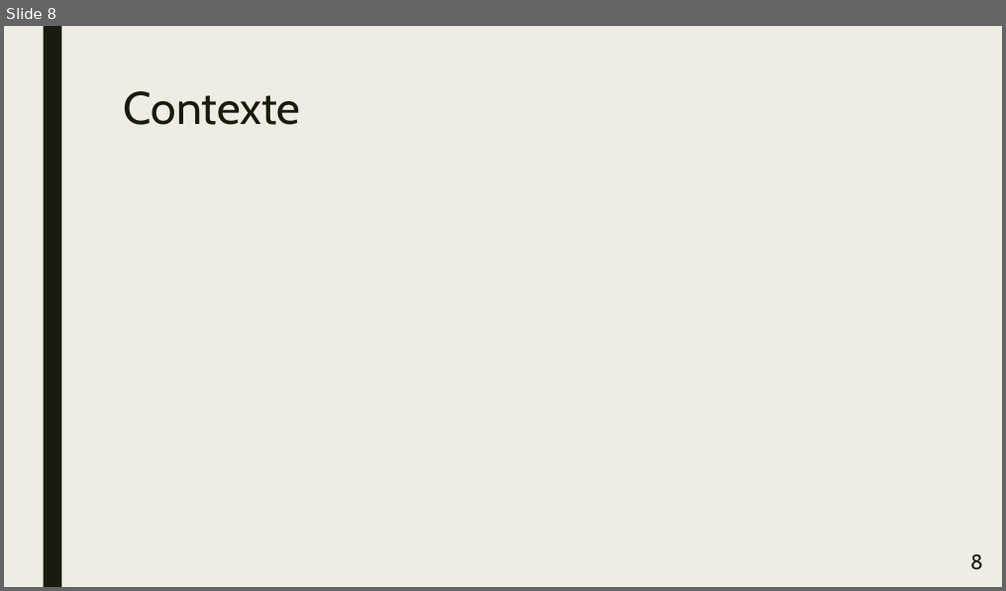
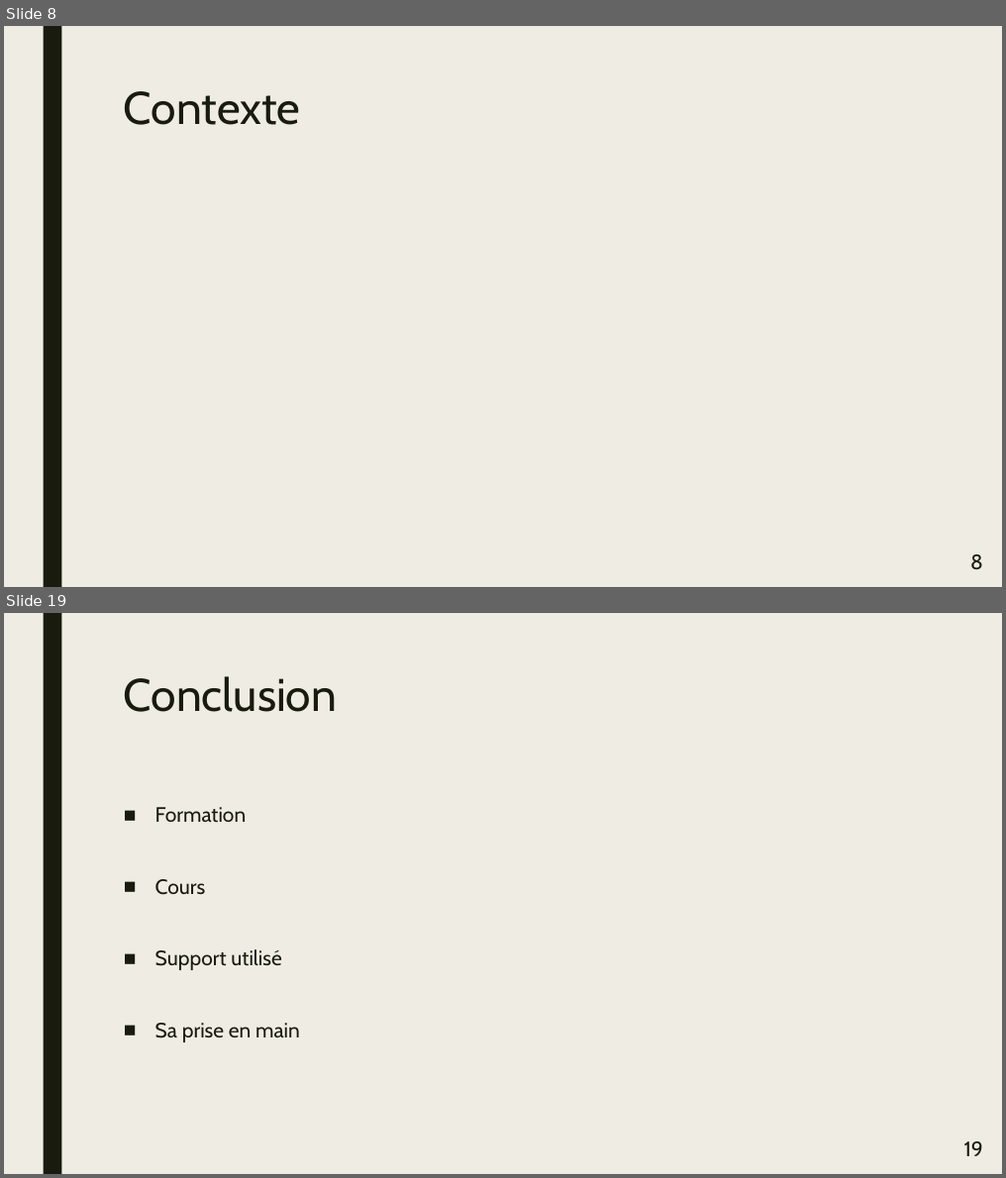
Before and after one commit to CyberJulien/Agreg_Meca, a slide deck: fichiers/presentation/PresSpe.pptx. Shown one above the other, each under a label of ours: slide 8 before the commit, slides 8 and 19 after it; the slides between them are not shown. The pictures are 1006x591 and 1006x1178 pixels, drawn with LibreOffice and Linux fonts; fonts in the diff are those of the drawing. Boxes give left, top, right and bottom in pixels: in the first picture for what was removed or moved away, otherwise in the second. Text is boxed around its words. In the diff, an @@ line names an element or a change of style, - is before the commit and + after.

```diff
--- a/fichiers/presentation/PresSpe.pptx
+++ b/fichiers/presentation/PresSpe.pptx
@@ slide 19 added at <box>4,613,1002,1174</box>, background #EFEDE3; not listed: 1 template element that a slide beside it also shows @@
@@ title added at <box>124,676,337,712</box>, 44 pt, text #191B0E @@
+Conclusion
@@ text added at <box>155,807,300,1043</box>, 20 pt, text #191B0E @@
+■ Formation
+■ Cours
+■ Support utilisé
+■ Sa prise en main
@@ page number added at <box>964,1142,983,1157</box>, 20 pt, text #191B0E @@
+19
```
Also in this commit, not shown: 2 slides changed, 10 other slides added, 3 other files.
